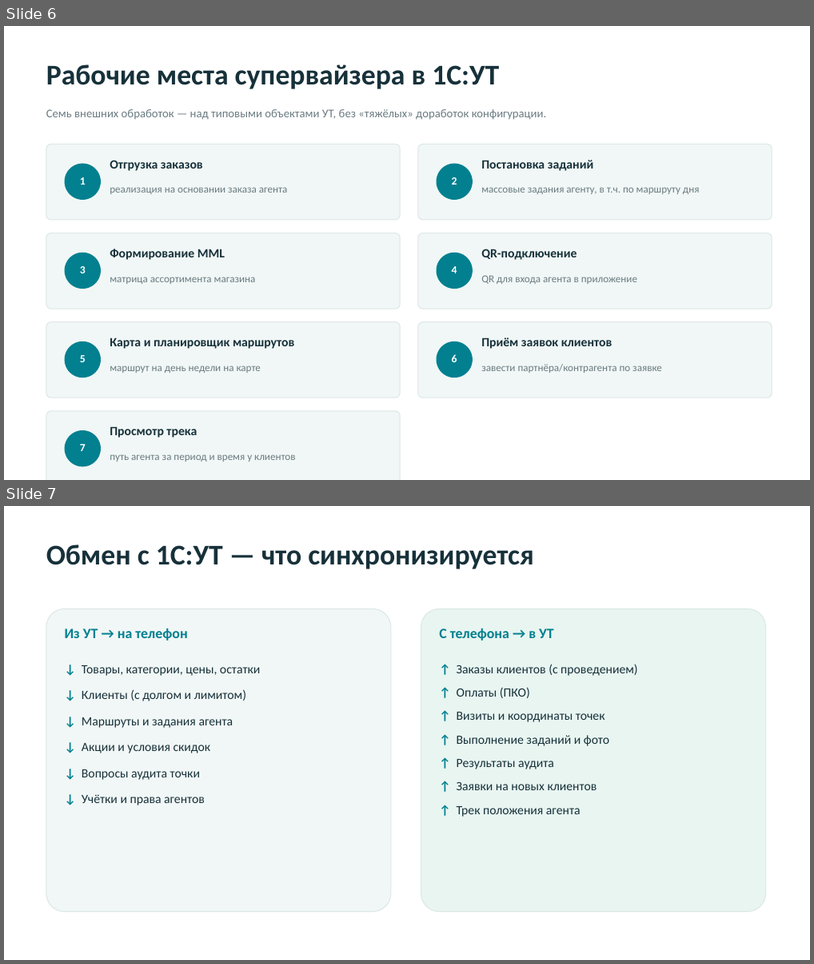
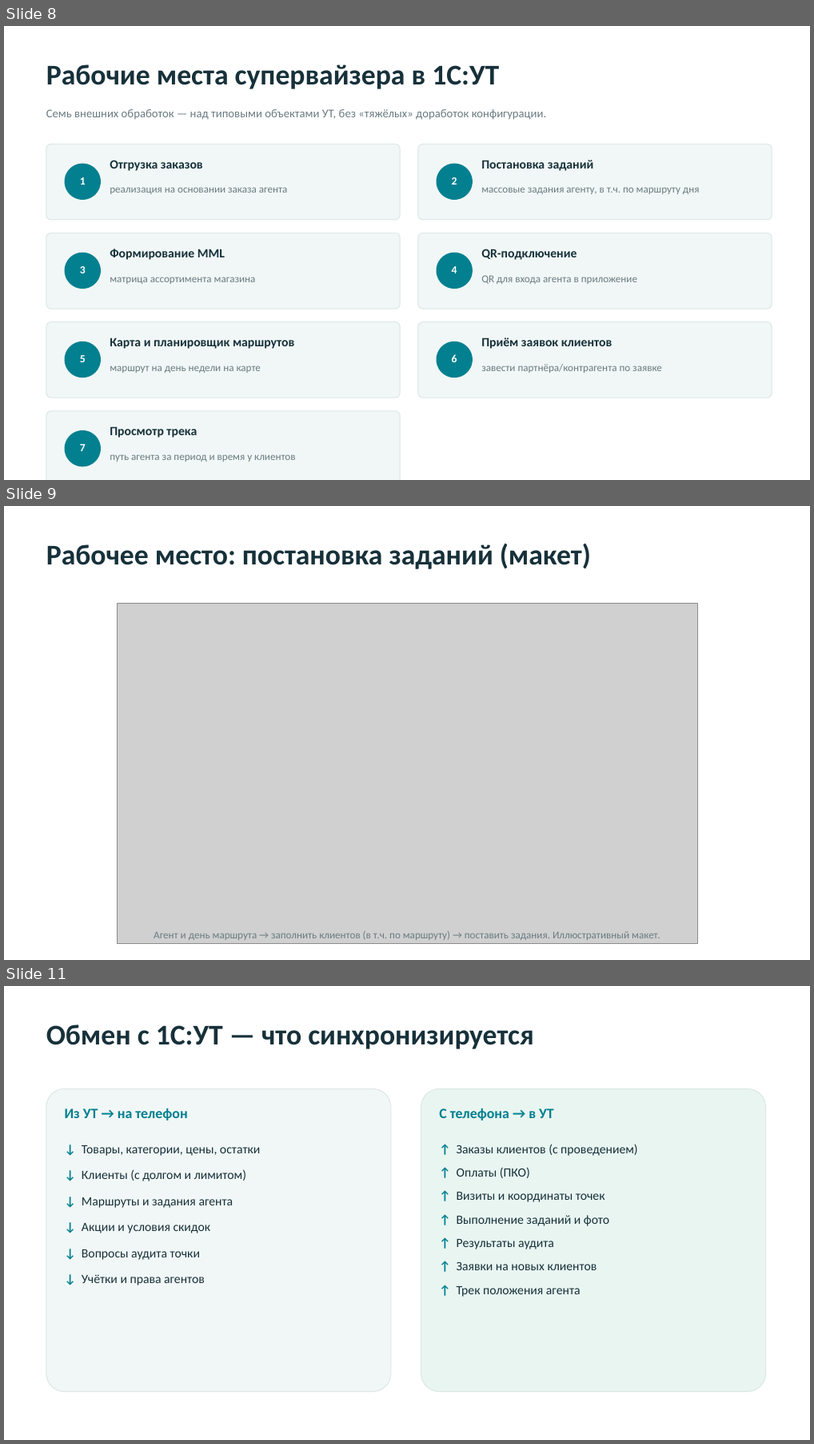
Before and after one commit to sheroz47-hub/smartsale, a slide deck: docs/SmartSale_презентация.pptx. Shown one above the other, each under a label of ours: slides 6 and 7 before the commit, slides 8, 9 and 11 after it; the slides between them are not shown. The pictures are 814x964 and 814x1444 pixels, drawn with LibreOffice and Linux fonts; fonts in the diff are those of the drawing; grey boxes stand for pictures. Boxes give left, top, right and bottom in pixels: in the first picture for what was removed or moved away, otherwise in the second. Text is boxed around its words. In the diff, an @@ line names an element or a change of style, - is before the commit and + after.

```diff
--- a/docs/SmartSale_презентация.pptx
+++ b/docs/SmartSale_презентация.pptx
@@ slide 9 added at [4,506,810,960], background #FFFFFF @@
@@ text added at [46,543,591,569], 34 pt, text #17313A, bold @@
+Рабочее место: постановка заданий (макет)
@@ picture added at [117,603,698,944] @@
@@ text added at [154,931,660,940], 12.5 pt, text #6B7C82 @@
+Агент и день маршрута → заполнить клиентов (в т.ч. по маршруту) → поставить задания. Иллюстративный макет.
@@ what was slide 6 is now slide 8 @@
@@ what was slide 7 is now slide 11 @@
```
Also in this commit, not shown: 6 other slides added, 1 other file.
